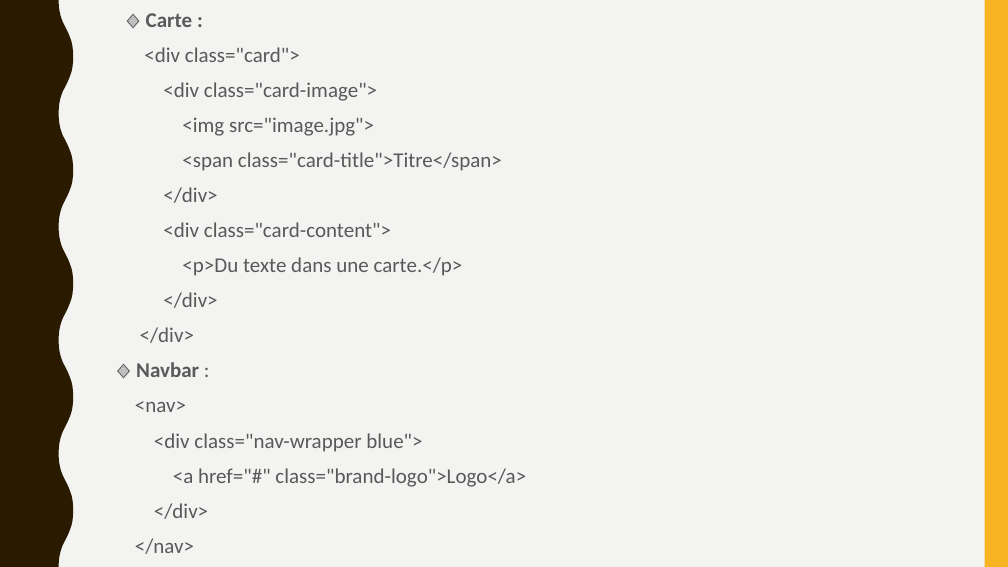
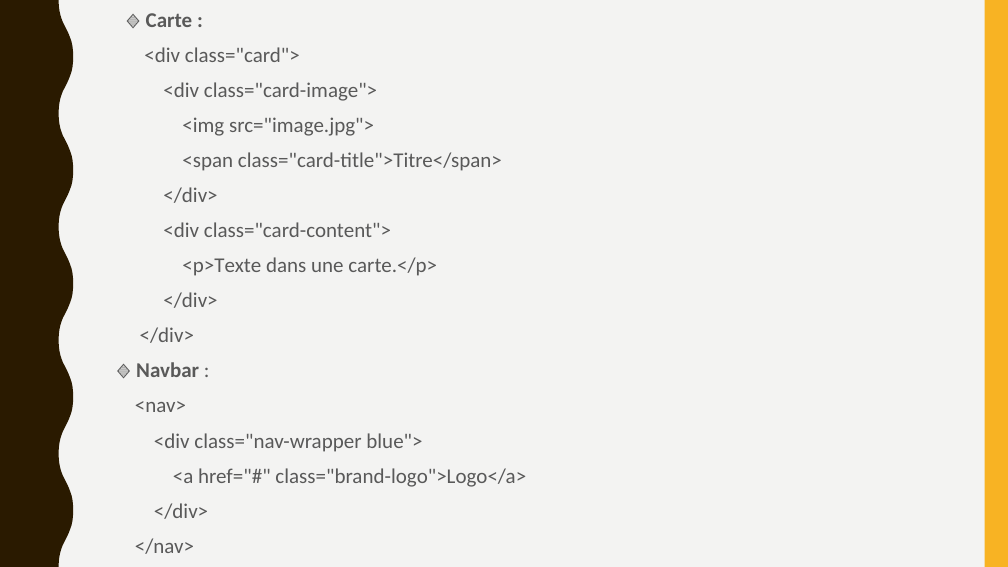
Before and after one commit to fandresenamisaina/offshore, a slide deck: slide 8 of Materialize (framework).pptx. Drawn at 1008x567 pixels with LibreOffice and Linux fonts; fonts in the diff are those of the drawing. Boxes give left, top, right and bottom in pixels: in the first picture for what was removed or moved away, otherwise in the second. Text is boxed around its words. In the diff, an @@ line names an element or a change of style, - is before the commit and + after.

```diff
--- a/Materialize (framework).pptx
+++ b/Materialize (framework).pptx
@@ text at bbox=[182, 257, 437, 276]: text changed @@
-<p>Du texte dans une carte.</p>
+<p>Texte dans une carte.</p>
```
Also in this commit, not shown: 1 other slide changed.
